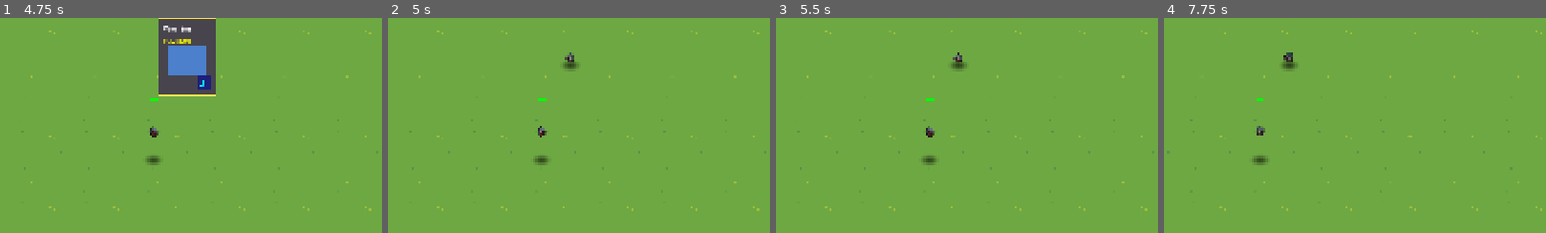
Above: before the commit, frames 1-4 (left to right).
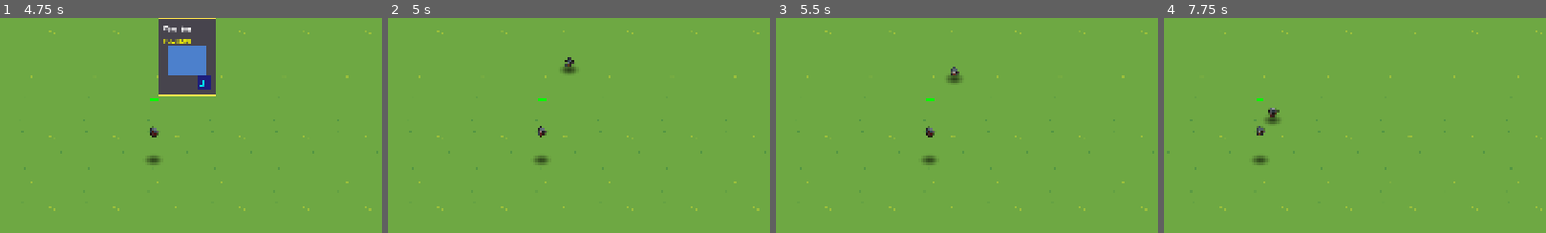
Above: after the commit, the same moments.

Repository: amari-charles/project-summoner
Game: Godot game, scene res://scenes/ui/main_menu.tscn
The game is run twice, just before and just after one commit, with the same random seed, the same clock (stepped at 60 frames per second) and the same inputs.
Inputs (mouse positions are % of the whole screen's width and height, from its top left):
- Up to frame 1 (4.75 s): click "PLAY" at 0.5 s; click (29, 61) at 1.25 s; click (41, 61) at 2 s; click (39, 16) at 2.75 s; click "START BATTLE" at 3.5 s; tap Enter at 4.25 s; drag from (50, 90) to (60, 28) at 4.27 s
- Up to frame 2 (5 s): no input
- Up to frame 3 (5.5 s): drag from (30, 55) to (45, 70) at 5.02 s
- Up to frame 4 (7.75 s): tap Space at 5.75 s; move the mouse to (60, 28) at 5.77 s; hold Right (ui_right) 5.78-6.5 s; tap 1 at 5.85, 7.35 s; drag from (45, 70) to (20, 35) at 6.52 s; move the mouse to (80, 65) at 7.27 s; hold Left (ui_left) from 7.28 s (still down)
The pictures show only the part of the screen within x 36-86%, y 17-67%; the shares and areas given below are measured in that part.

Frame 1 is identical in both runs. In frame 2, 0.2% of the frame differs, in the area x 45-50%, y 16-26%; in frame 3, 0.4%; in frame 4, 0.5%, in the area x 26-35%, y 16-50%.

Commit message:
Fix: Initialize base stats before applying modifiers
Issue: Units weren't moving after spawning
Cause: apply_modifiers() called before _ready(), so base stats were 0
Result: move_speed and other stats set to 0

Solution: Initialize base stats from @export values in apply_modifiers()
if they haven't been set yet (base_max_hp == 0 means not initialized).

This allows modifiers to work correctly when called before _ready().

🤖 Generated with [Claude Code](https://claude.com/claude-code)

Co-Authored-By: Claude <noreply@anthropic.com>

Diff:
--- a/scripts/units/unit_3d.gd
+++ b/scripts/units/unit_3d.gd
@@ -192,6 +192,17 @@
 ## @param card_data: Card data for context
 func apply_modifiers(modifiers: Array, card_data: Dictionary = {}) -> void:
 	print("Unit3D: Applying %d modifiers to %s" % [modifiers.size(), card_data.get("card_name", "unknown")])
+
+	# Initialize base stats from current values if not already set
+	# (This happens when apply_modifiers is called before _ready)
+	if base_max_hp == 0:
+		base_max_hp = max_hp
+	if base_attack_damage == 0:
+		base_attack_damage = attack_damage
+	if base_attack_speed == 0:
+		base_attack_speed = attack_speed
+	if base_move_speed == 0:
+		base_move_speed = move_speed
 
 	# Start from base stats
 	var stats = {
